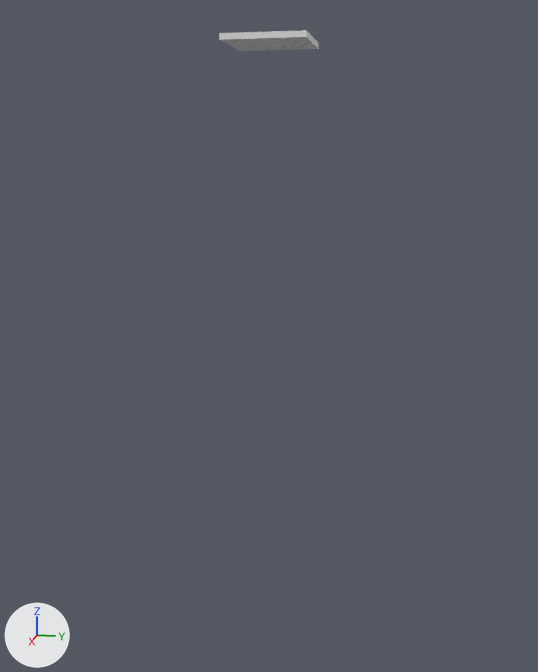
The Blender file The-Wood-Between-Worlds/Assets/Prefabs/Ground.blend: old version first, new version second.
Before and after are seen from a 50 mm camera at (463.0, 91.0, -63.0) aimed at (-4.0, -2.0, -179.0). Lighting does not change. The marker at lower left points along +X, +Y and +Z.

Before the edit, the objects in view are built like this:
```python
me_cube = bpy.data.meshes.new('Cube')
me_cube.from_pydata([(-25.0, -25.0, -0.3), (-25.0, -25.0, 49.7), (-25.0, 25.0, -0.3), (-25.0, 25.0, 49.7), (25.0, -25.0, -0.3), (25.0, -25.0, 49.7), (25.0, 25.0, -0.3), (25.0, 25.0, 49.7)], [], [(0, 2, 3, 1), (2, 6, 7, 3), (6, 4, 5, 7), (4, 0, 1, 5)])
me_plane = bpy.data.meshes.new('Plane')
me_plane.from_pydata(...)  # 10404 vertices, 10201 faces; spans x -25.0..25.0, y -25.0..25.0, z 0.1..2.6
me_plane.polygons.foreach_set('use_smooth', [True] * 10201)
ob_boundry_wall = bpy.data.objects.new('Boundry wall', me_cube)
ob_boundry_wall.location = (0.0, 0.0, 0.0)
ob_boundry_wall.scale = (1.0, 1.0, 0.0685)
ob_ground_plane = bpy.data.objects.new('Ground Plane', me_plane)
ob_ground_plane.location = (0.0, 0.0, 0.0)
ob_ground_plane.rotation_euler = (-3.142, 0.0, 0.0)  # degrees (-180, 0, 0)
ob_ground_plane.scale = (1.0, 1.0, 0.5)
```
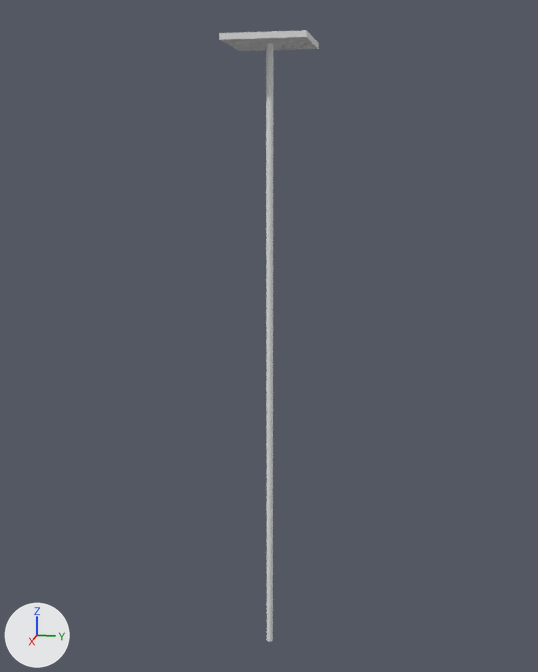
Pixel boxes (x1, y1, x2, y2) of what changed, in the pictures (538 x 672 px):
'Shaft', added: after (266, 43, 273, 642)

What changed in the scene script:
```text
Add me_cylinder_001:
    me_cylinder_001.from_pydata(...)  # 32 vertices, 17 faces; spans x 0.15..4.15, y -1.99..2.01, z -2.01..-0.01
Add ob_shaft:
    ob_shaft = bpy.data.objects.new('Shaft', me_cylinder_001)
    ob_shaft.location = (2.8, 0.2, 2.4)
    ob_shaft.scale = (1.1, 1.1, 200.0)
```
